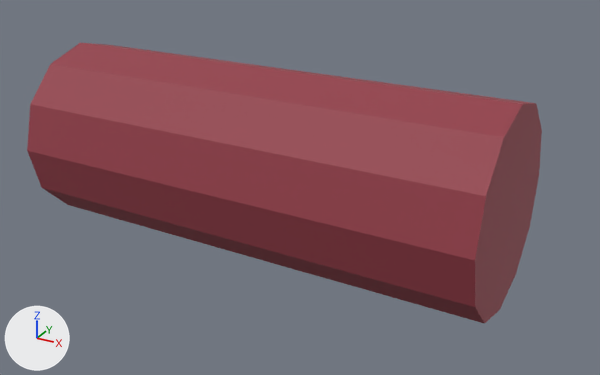
A saved change to the FBX model Assets/Resources/Wear/SinSleeveRight.fbx.
Camera for both pictures: a camera (50 mm lens) standing at (-0.0554, -0.2416, 0.9134) and looking at (-0.1882, -0.0002, 0.7927). Arrows for +X, +Y and +Z are at lower left; the lights stay in place. The first picture is the older version.

Names of what the first picture shows: 'SinSleeveRight'.
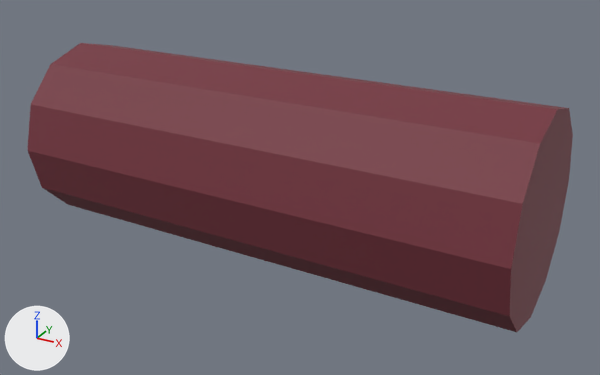
The newer file is also rescaled (x0.944), turned or shifted as a whole; pictures and numbers use the older file's frame.

Where the change shows, as pixel boxes [x1, y1, x2, y2] in the pictures (600 x 375 px):
'SinSleeveRight', recoloured, rescaled (red to dark red): before [27, 43, 542, 324]; after [28, 43, 573, 332]

Diff of the bpy script that builds the scene:
```diff
--- a/Assets/Resources/Wear/SinSleeveRight.fbx.py
+++ b/Assets/Resources/Wear/SinSleeveRight.fbx.py
@@ mat_robe @@
 mat_robe = principled_material('Robe')
-mat_robe.base_color = (0.3, 0.045, 0.065)  # red #953c48
+mat_robe.base_color = (0.175, 0.03, 0.045)  # dark red #74303c
 mat_robe.roughness = 0.66
@@ me_sinsleeveright @@
 # used by ob_sinsleeveright; location = (0.0, 0.0, 0.0)
-me_sinsleeveright.from_pydata(...)  # 24 vertices, 14 faces; spans x -0.287..-0.112, y -0.036..0.036, z 0.764..0.836
+me_sinsleeveright.from_pydata(...)  # 24 vertices, 14 faces; spans x -0.287..-0.102, y -0.036..0.036, z 0.764..0.836
+# me_sinsleeveright part 1: the whole mesh is scaled about its middle by (1.06, 0.998, 0.998), then moved by (0.005, 0.0, 0.0)
 me_sinsleeveright.materials.append(mat_robe)
```
